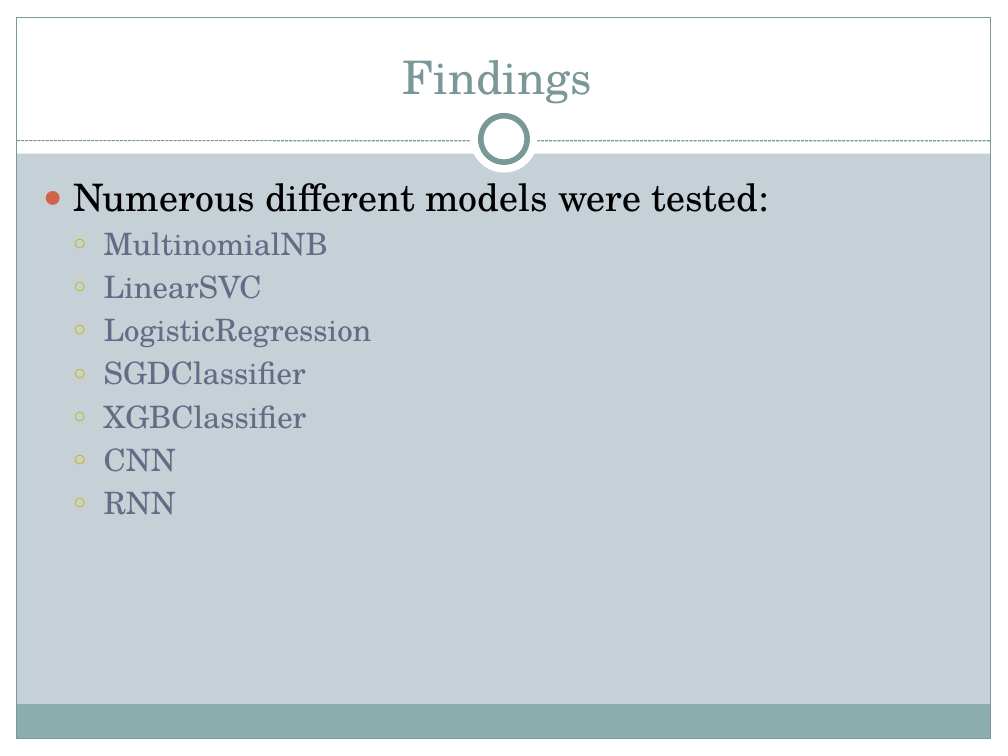
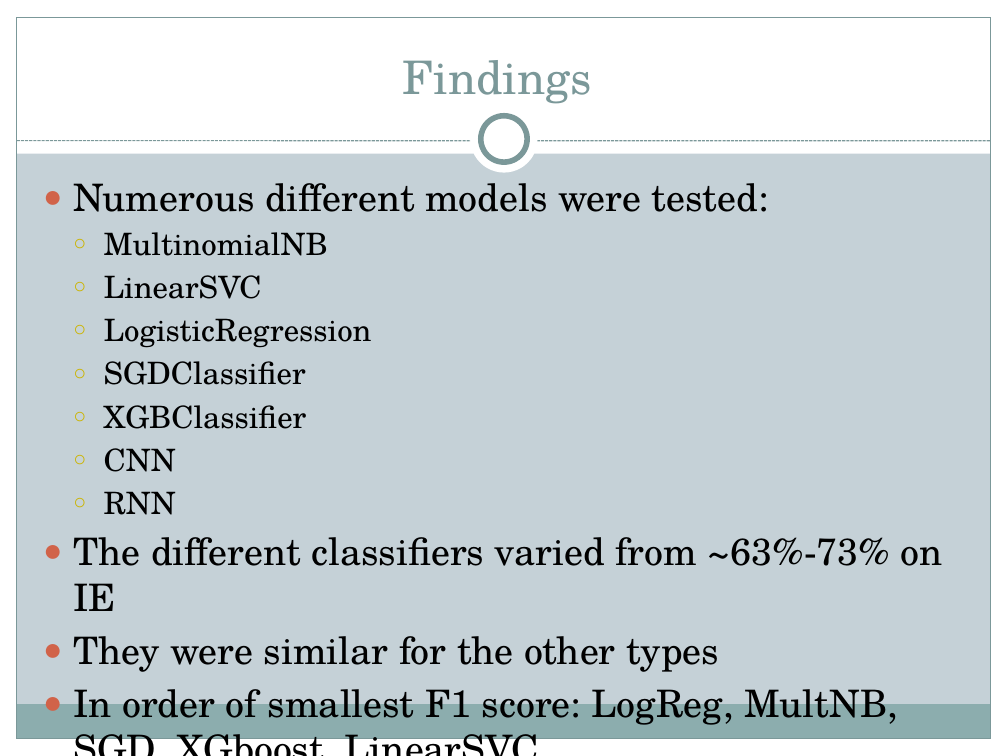
Before and after one commit to ParkerWilliamson/TextMash, a slide deck: slide 9 of SlideDeck.pptx (slide 8 before the commit). Drawn at 1008x756 pixels with LibreOffice and Linux fonts; fonts in the diff are those of the drawing. Boxes give left, top, right and bottom in pixels: in the first picture for what was removed or moved away, otherwise in the second. Text is boxed around its words. In the diff, an @@ line names an element or a change of style, - is before the commit and + after.

```diff
--- a/SlideDeck.pptx
+++ b/SlideDeck.pptx
@@ text at (x1=104, y1=232, x2=372, y2=515): text colour #646B86 to #000000 in "MultinomialNB", "LinearSVC", "LogisticRegression", "SGDClassifier" and 3 more places @@
@@ text at (x1=73, y1=537, x2=943, y2=725): paragraphs added @@
+● The different classifiers varied from ~63%-73% on IE
+● They were similar for the other types
+● In order of smallest F1 score: LogReg, MultNB, SGD, XGboost, LinearSVC
```
Also in this commit, not shown: 2 slides added, 6 other files.
